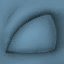
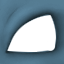
Comparing the layer stacks of the two 64px x 64px images. Changes:
hid "FitPokeFushigisou_EyeLid.02" (2nd of 4, in "Blue" › "Lids") over [0, 0, 64, 64]
showed "FitPokeFushigisou_EyeLid.00" (2nd of 3, in "Blue" › "Lids") over [0, 0, 64, 64]
